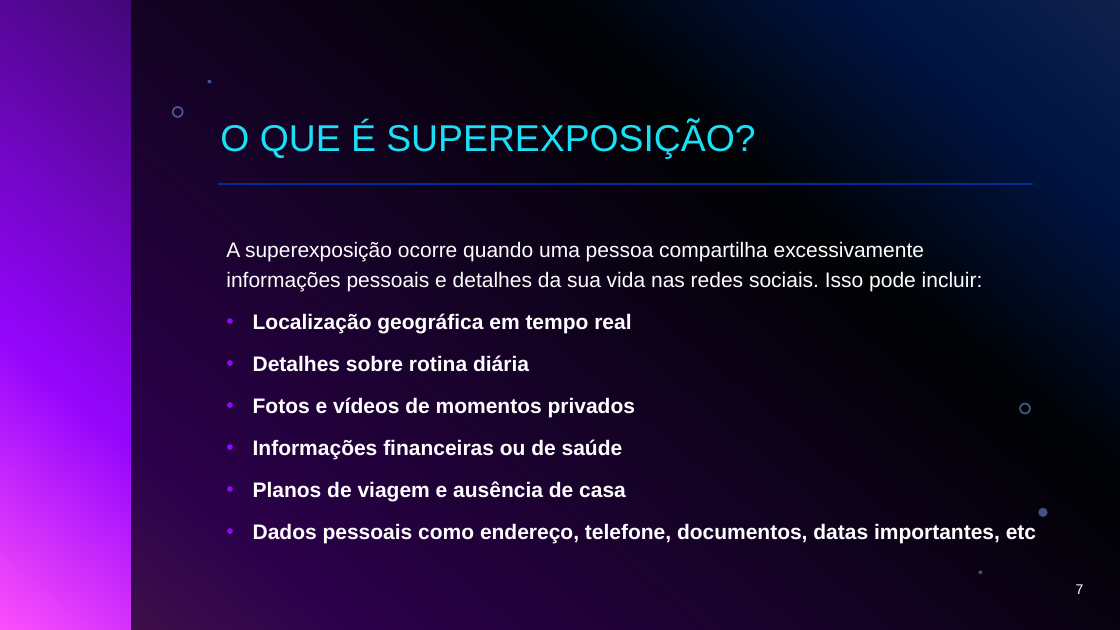
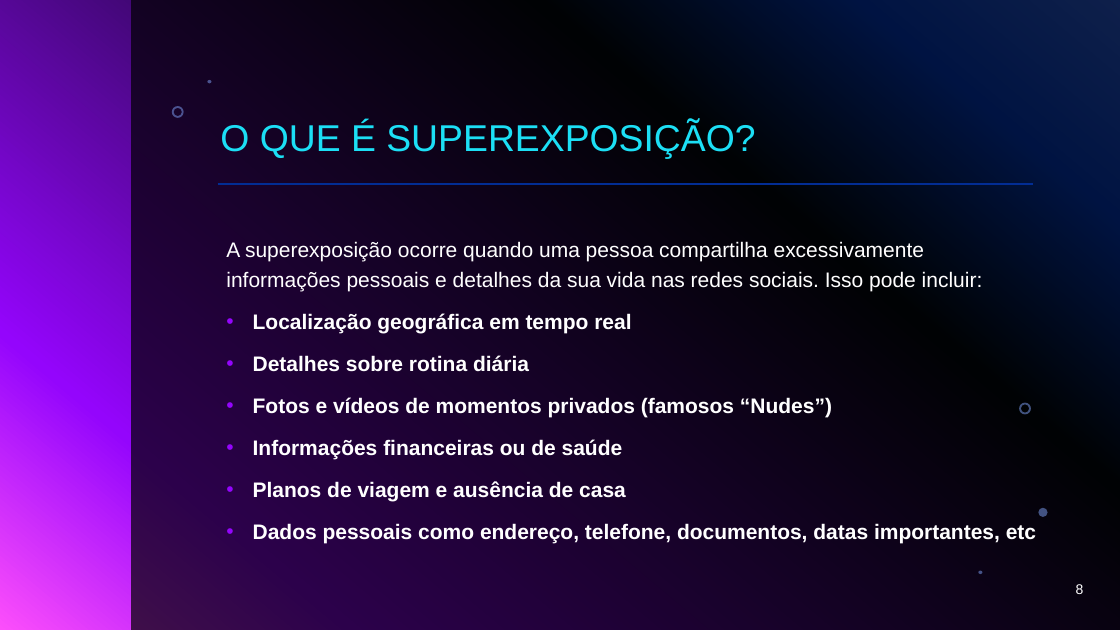
Before and after one commit to danieldavidnunes/apresentacoes, a slide deck: slide 8 of Segurança na internet.pptx (slide 7 before the commit). Drawn at 1120x630 pixels with LibreOffice and Linux fonts; fonts in the diff are those of the drawing; background and template pictures are left out. Boxes give left, top, right and bottom in pixels: in the first picture for what was removed or moved away, otherwise in the second. Text is boxed around its words. In the diff, an @@ line names an element or a change of style, - is before the commit and + after.

```diff
--- a/Segurança na internet.pptx
+++ b/Segurança na internet.pptx
@@ text at (253, 397, 832, 417): text changed @@
-• Fotos e vídeos de momentos privados
+• Fotos e vídeos de momentos privados (famosos “Nudes”)
@@ page number at (1076, 584, 1084, 594): text changed @@
-7
+8
```
Also in this commit, not shown: 1 other slide changed, 4 slides added.
